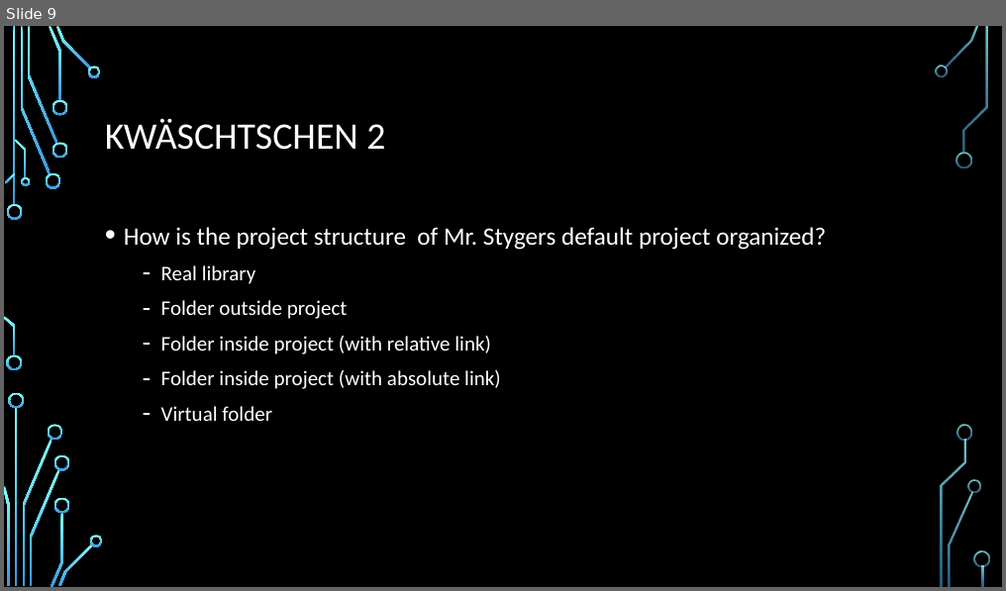
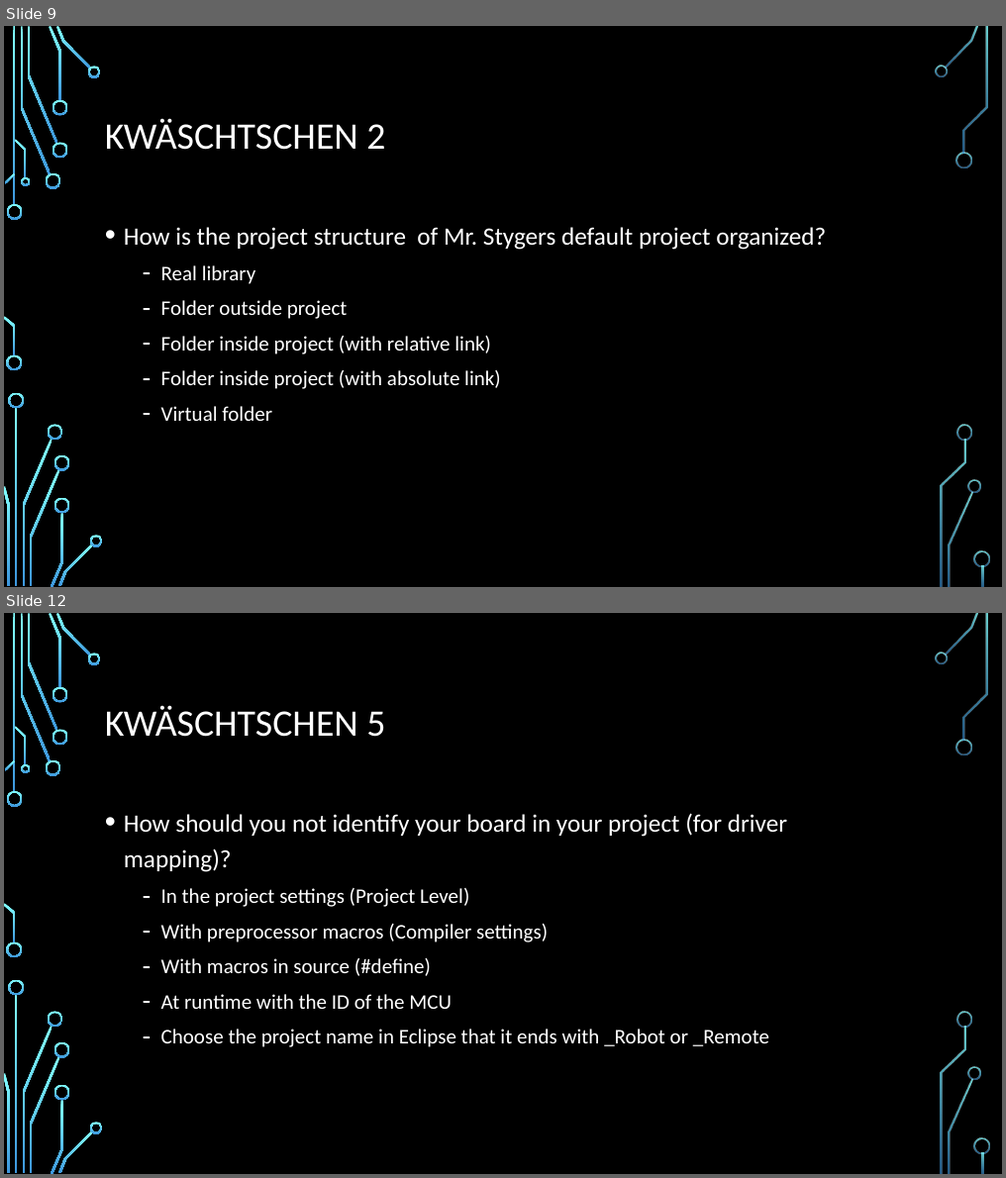
Before and after one commit to Gi-gio/killerRobot, a slide deck: Recap_06.10.17.pptx. Shown one above the other, each under a label of ours: slide 9 before the commit, slides 9 and 12 after it; the slides between them are not shown. The pictures are 1006x591 and 1006x1178 pixels, drawn with LibreOffice and Linux fonts; fonts in the diff are those of the drawing; background and template pictures are left out. Boxes give left, top, right and bottom in pixels: in the first picture for what was removed or moved away, otherwise in the second. Text is boxed around its words. In the diff, an @@ line names an element or a change of style, - is before the commit and + after.

```diff
--- a/Recap_06.10.17.pptx
+++ b/Recap_06.10.17.pptx
@@ slide 12 added at [4,613,1002,1174], background picture (left out); not listed: 36 template elements that a slide beside it also shows @@
@@ title added at [105,705,385,737], 36 pt, text #FFFFFF @@
+KWÄSCHTSCHEN 5
@@ text added at [124,813,787,1048], 20 pt, text #FFFFFF @@
+• How should you not identify your board in your project (for driver mapping)?
+  – In the project settings (Project Level)
+  – With preprocessor macros (Compiler settings)
+  – With macros in source (#define)
+  – At runtime with the ID of the MCU
+  – Choose the project name in Eclipse that it ends with _Robot or _Remote
```
Also in this commit, not shown: 3 slides changed, 2 other slides added, 1 other file.
